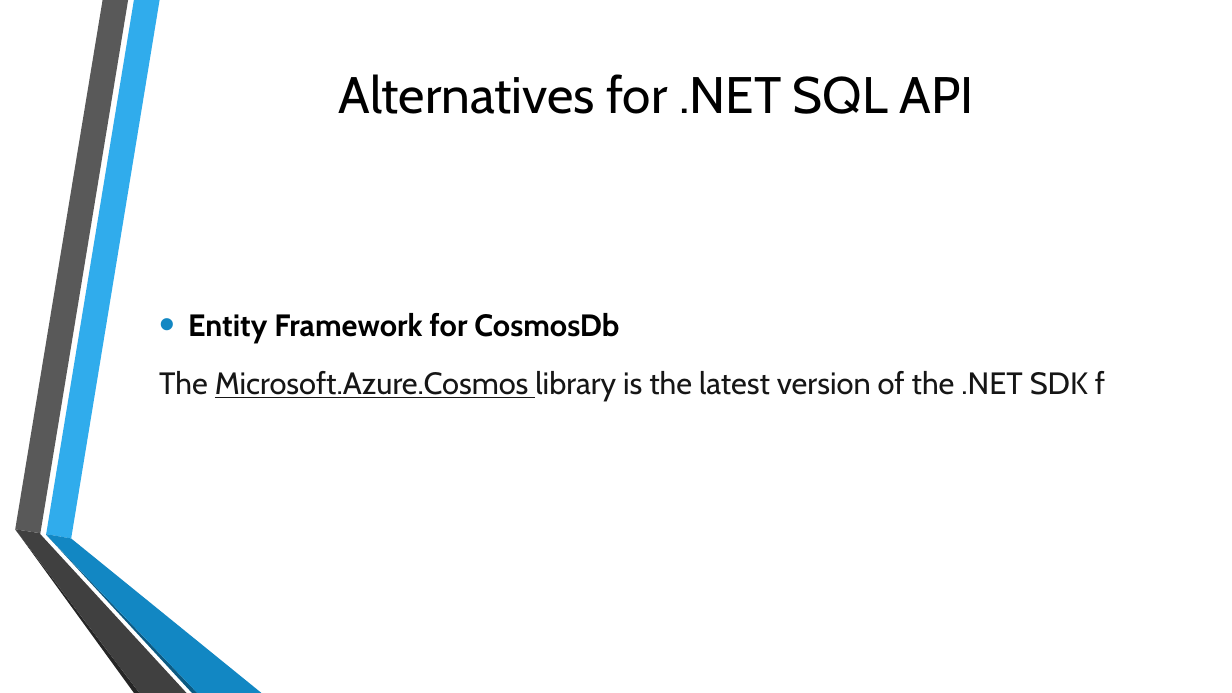
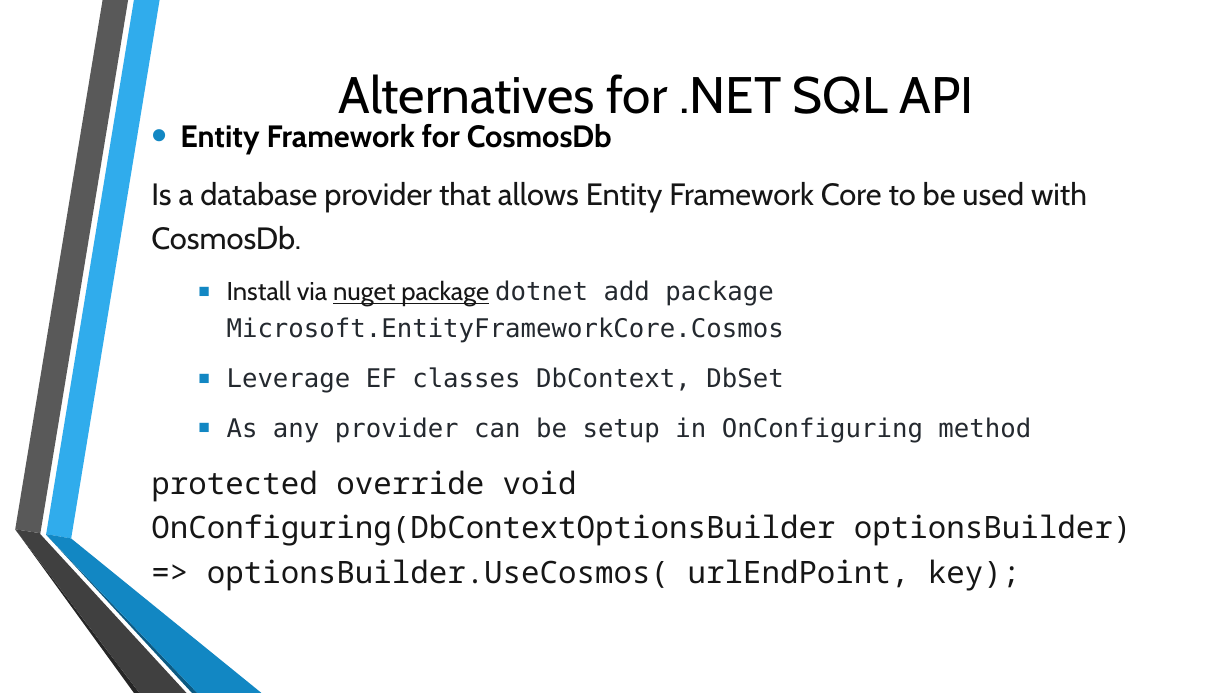
Before and after one commit to dacanetdev/MeetupCosmosDb, a slide deck: slide 10 of Presentation/CosmosDbDotNet.pptx. Drawn at 1232x693 pixels with LibreOffice and Linux fonts; fonts in the diff are those of the drawing; background and template pictures are left out. Boxes give left, top, right and bottom in pixels: in the first picture for what was removed or moved away, otherwise in the second. Text is boxed around its words. In the diff, an @@ line names an element or a change of style, - is before the commit and + after.

```diff
--- a/Presentation/CosmosDbDotNet.pptx
+++ b/Presentation/CosmosDbDotNet.pptx
@@ text "Entity Framework for CosmosDb": place and size @@
-text "Entity Framework for CosmosDb" at (159,313,1105,401)
+text "Entity Framework for CosmosDb" at (151,182,1131,591)
@@ text at (151,182,1131,591): text changed; font Cabin to DejaVu Sans Mono @@
-The Microsoft.Azure.Cosmos library is the latest version of the .NET SDK f
+Is a database provider that allows Entity Framework Core to be used with CosmosDb.
+  ▪ Install via nuget package dotnet add package Microsoft.EntityFrameworkCore.Cosmos
+  ▪ Leverage EF classes DbContext, DbSet
+  ▪ As any provider can be setup in OnConfiguring method
+  protected override void OnConfiguring(DbContextOptionsBuilder optionsBuilder) => optionsBuilder.UseCosmos( urlEndPoint, key);
```
Also in this commit, not shown: 1 slide added, 1 other file.
